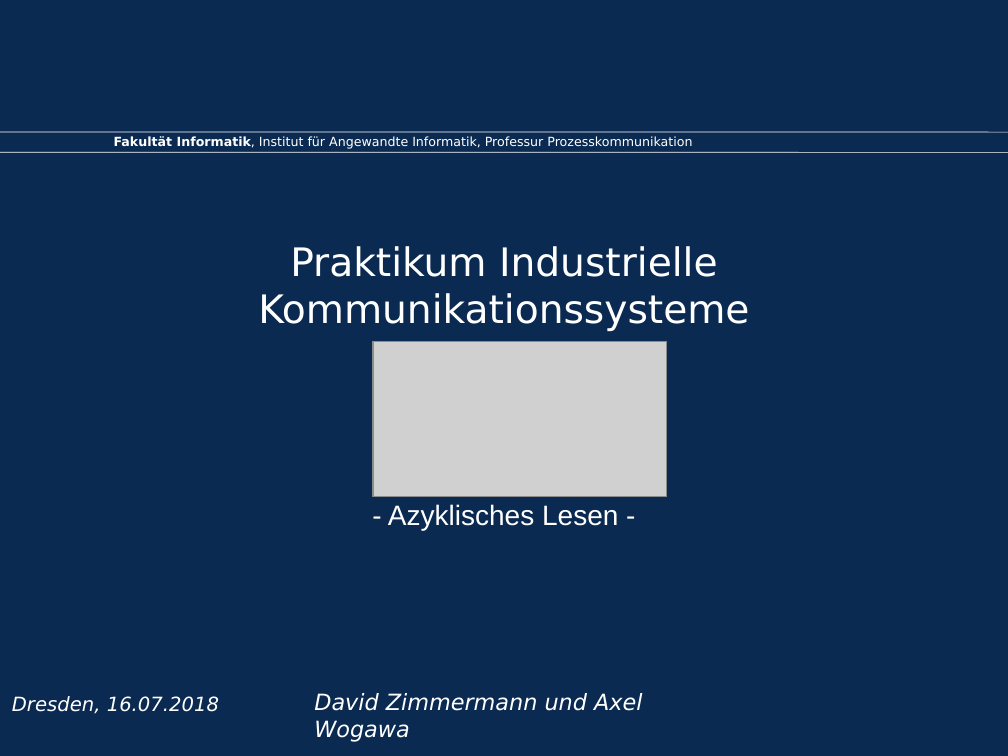
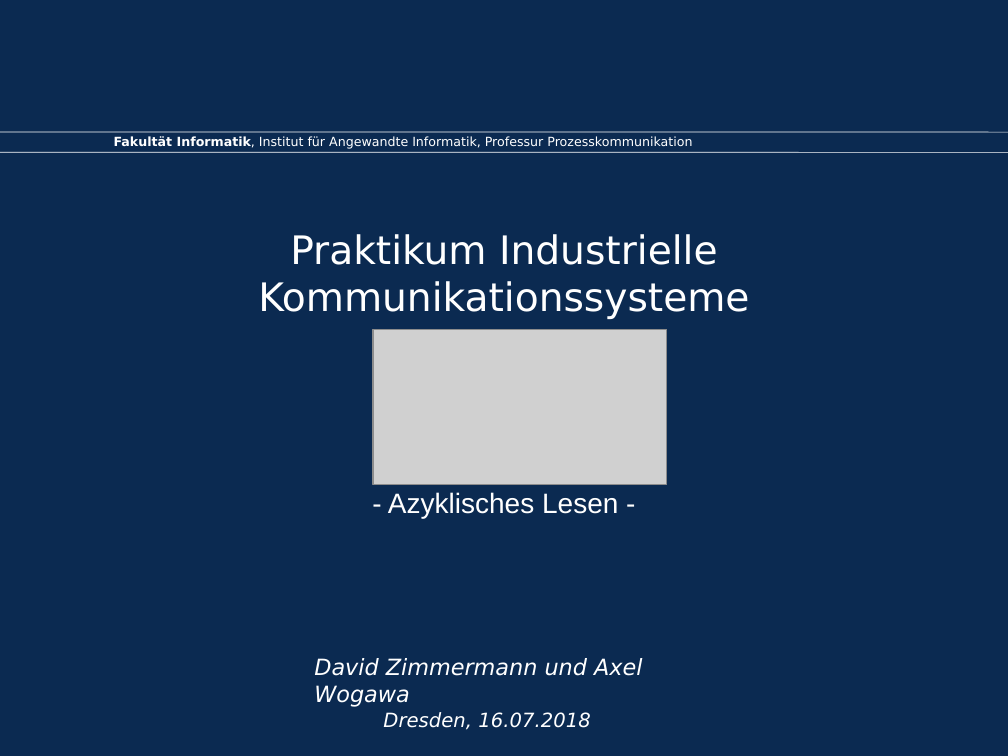
Before and after one commit to axelwogawa/PROFIBus-Profis, a slide deck: slide 1 of presentation/praesi.odp. Drawn at 1008x756 pixels with LibreOffice and Linux fonts; fonts in the diff are those of the drawing; grey boxes stand for pictures; background and template pictures are left out. Boxes give left, top, right and bottom in pixels: in the first picture for what was removed or moved away, otherwise in the second. Text is boxed around its words. In the diff, an @@ line names an element or a change of style, - is before the commit and + after.

```diff
--- a/presentation/praesi.odp
+++ b/presentation/praesi.odp
@@ 2 texts, 1 picture: place and size @@
-2 texts, 1 picture at (258, 246, 749, 530)
+2 texts, 1 picture at (258, 234, 749, 518)
@@ text "David Zimmermann und Axel Wogawa": place and size @@
-text "David Zimmermann und Axel Wogawa" at (314, 693, 642, 742)
+text "David Zimmermann und Axel Wogawa" at (314, 658, 642, 707)
@@ text "Dresden, 16.07.2018": place and size @@
-text "Dresden, 16.07.2018" at (12, 696, 219, 714)
+text "Dresden, 16.07.2018" at (383, 712, 590, 730)
```
Also in this commit, not shown: 1 other slide changed, 4 slides added, 2 slides removed, 5 other files.
